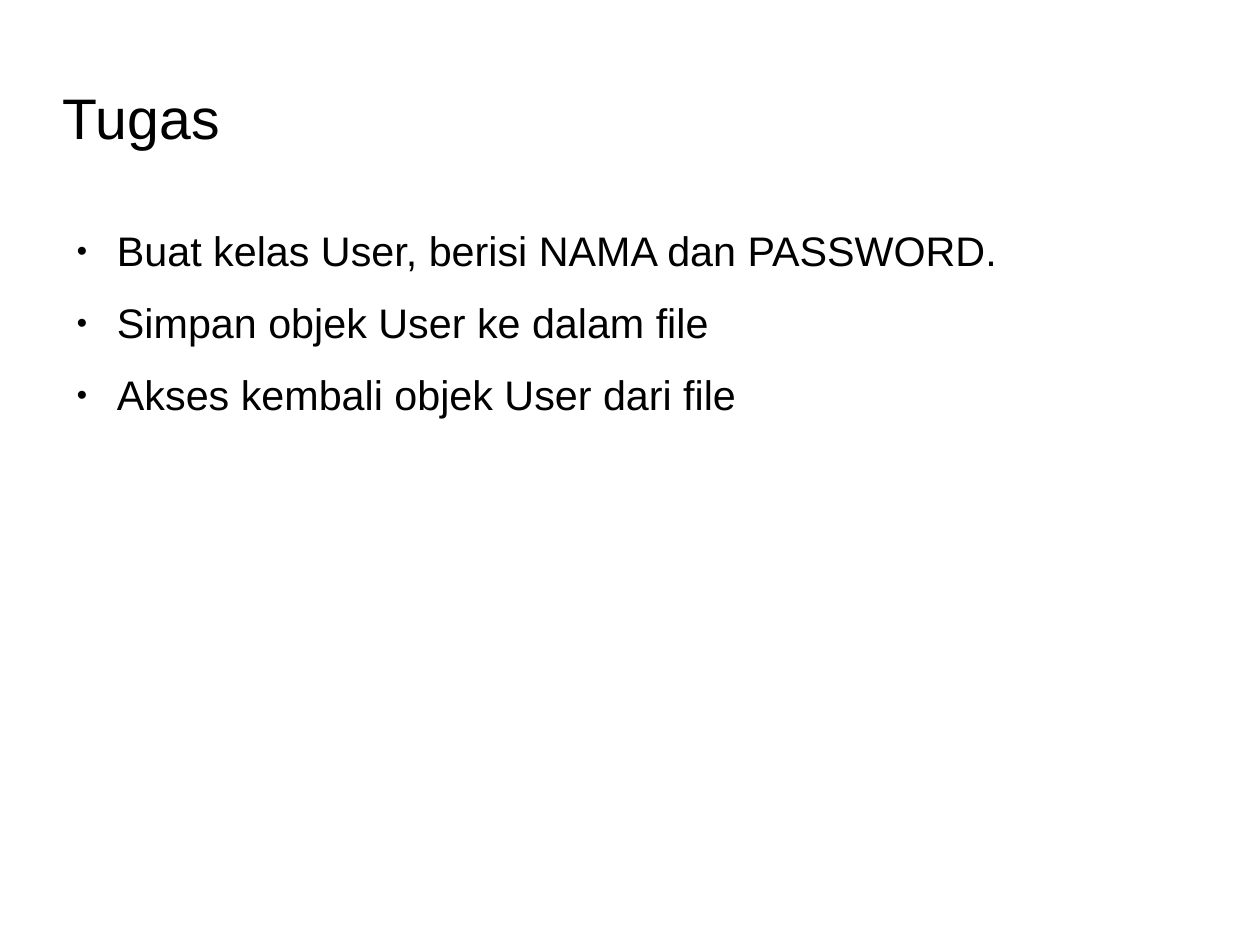
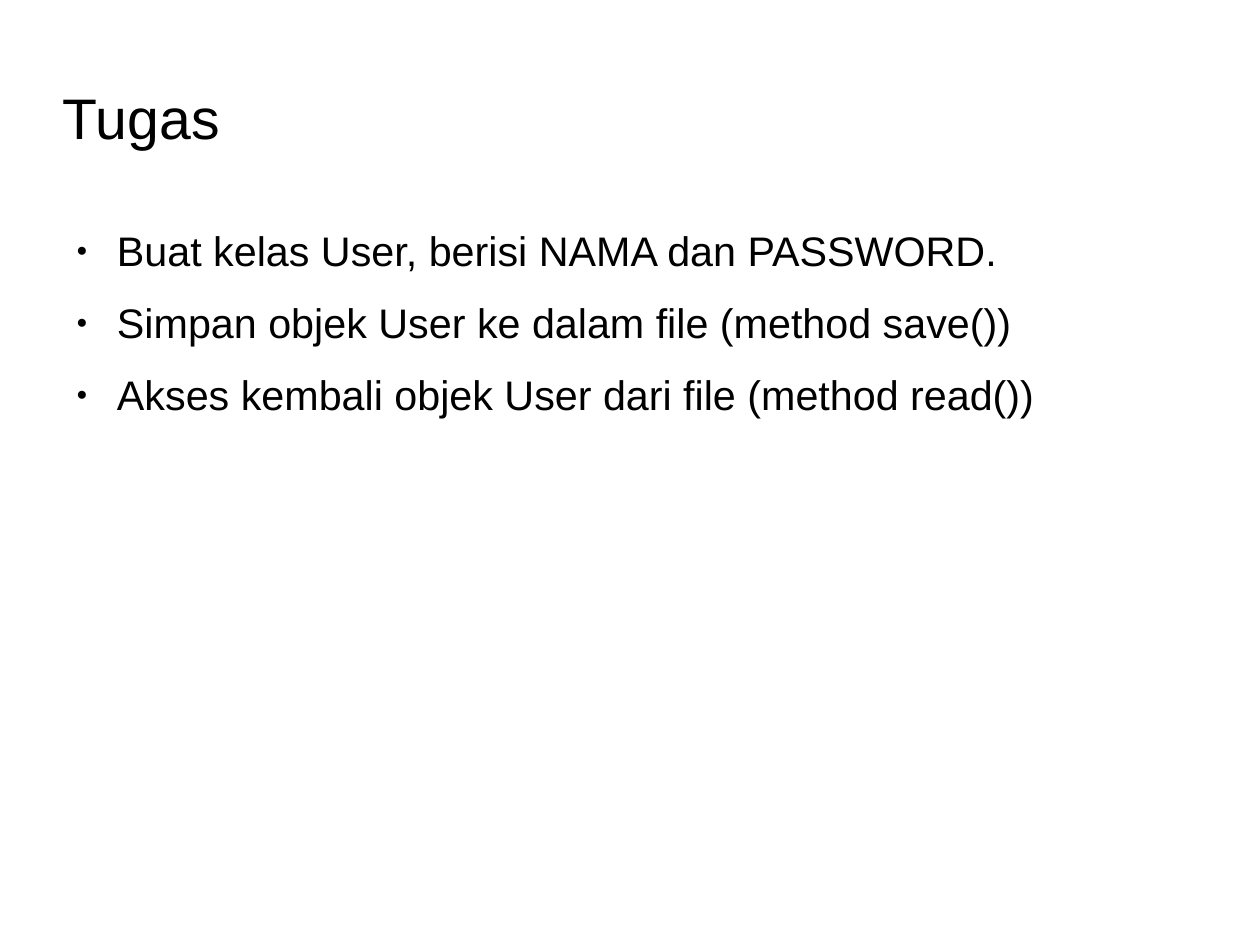
Before and after one commit to Dickyfathur7/pemrograman-komputer-2, a slide deck: slide 7 of 04-serialization/slide-serialization.odp. Drawn at 1260x945 pixels with LibreOffice and Linux fonts; fonts in the diff are those of the drawing; background and template pictures are left out. Boxes give left, top, right and bottom in pixels: in the first picture for what was removed or moved away, otherwise in the second. Text is boxed around its words. In the diff, an @@ line names an element or a change of style, - is before the commit and + after.

Commit message:
update materi serialization, update tugas

```diff
--- a/04-serialization/slide-serialization.odp
+++ b/04-serialization/slide-serialization.odp
@@ text at (117,308,1034,418): text changed @@
-● Simpan objek User ke dalam file
-● Akses kembali objek User dari file
+● Simpan objek User ke dalam file (method save())
+● Akses kembali objek User dari file (method read())
```
